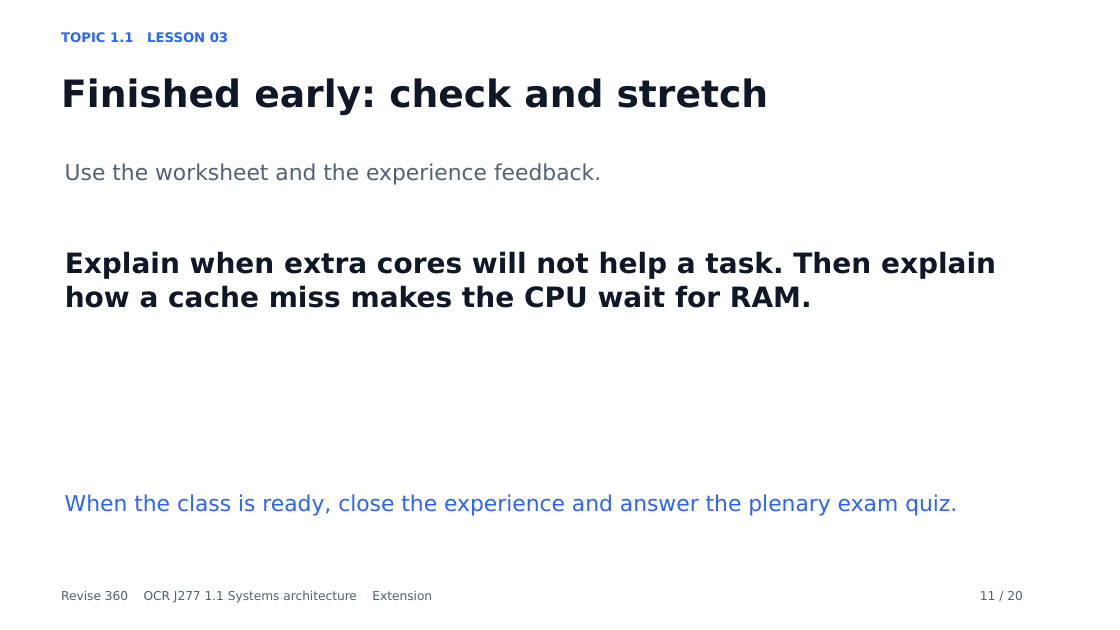
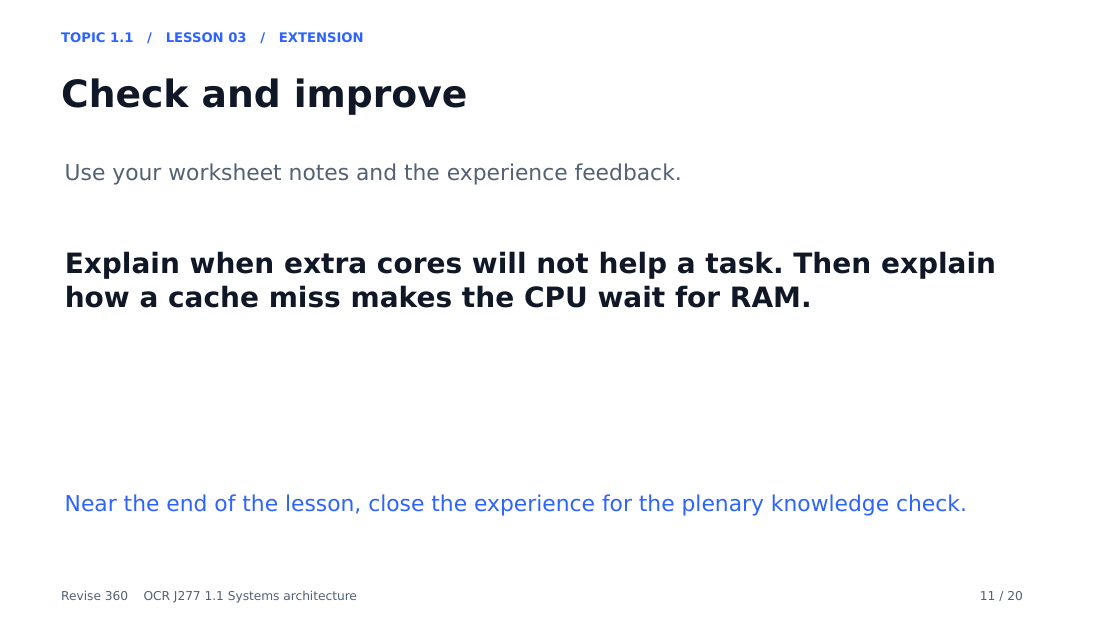
Before and after one commit to MrP-CS/Revise360, a slide deck: slide 11 of presentations/SA_L03_SpeedLab_Lesson.pptx. Drawn at 1120x630 pixels with LibreOffice and Linux fonts; fonts in the diff are those of the drawing. Boxes give left, top, right and bottom in pixels: in the first picture for what was removed or moved away, otherwise in the second. Text is boxed around its words. In the diff, an @@ line names an element or a change of style, - is before the commit and + after.

Commit message:
Refine Topic 1.1 lesson decks and teaching flow

```diff
--- a/presentations/SA_L03_SpeedLab_Lesson.pptx
+++ b/presentations/SA_L03_SpeedLab_Lesson.pptx
@@ text at box(61, 32, 364, 42): text changed @@
-TOPIC 1.1 LESSON 03
+TOPIC 1.1 / LESSON 03 / EXTENSION
@@ text at box(61, 78, 467, 115): text changed @@
-Finished early: check and stretch
+Check and improve
@@ text at box(65, 163, 682, 185): text changed @@
-Use the worksheet and the experience feedback.
+Use your worksheet notes and the experience feedback.
@@ text at box(65, 494, 967, 516): text changed @@
-When the class is ready, close the experience and answer the plenary exam quiz.
+Near the end of the lesson, close the experience for the plenary knowledge check.
@@ text at box(61, 590, 357, 603): text changed @@
-Revise 360 OCR J277 1.1 Systems architecture Extension
+Revise 360 OCR J277 1.1 Systems architecture
```
Also in this commit, not shown: 19 other slides changed, 4 other files.
